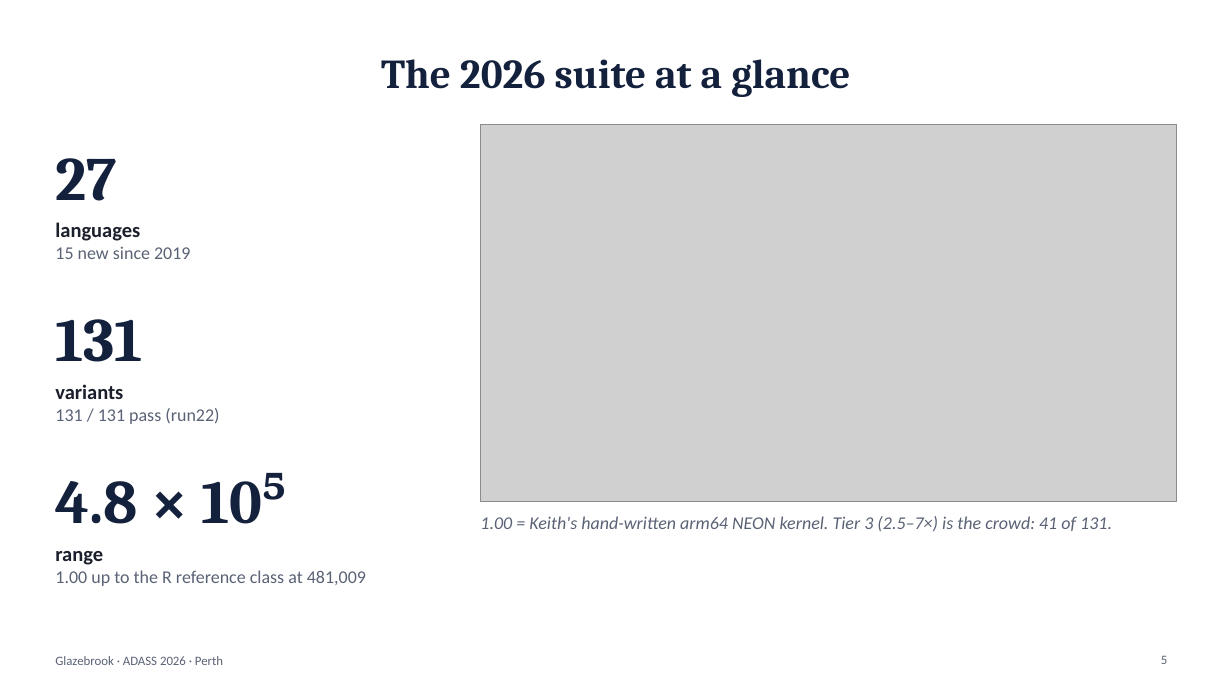
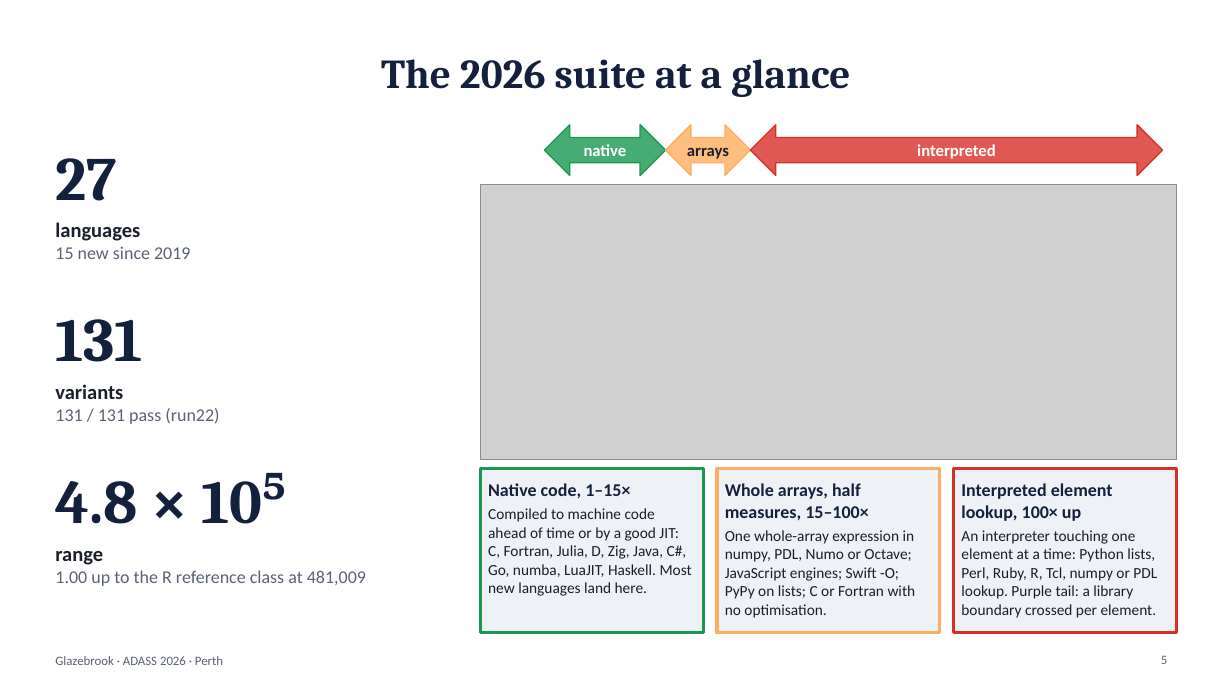
Before and after one commit to karlglazebrook/ADASS2026, a slide deck: slide 5 of talk/ADASS2026-talk.pptx. Drawn at 1232x693 pixels with LibreOffice and Linux fonts; fonts in the diff are those of the drawing; grey boxes stand for pictures. Boxes give left, top, right and bottom in pixels: in the first picture for what was removed or moved away, otherwise in the second. Text is boxed around its words. In the diff, an @@ line names an element or a change of style, - is before the commit and + after.

```diff
--- a/talk/ADASS2026-talk.pptx
+++ b/talk/ADASS2026-talk.pptx
@@ left right arrow added at <box>544,125,665,176</box>, fill #1A9850 at 80% opacity, outline #1A9850 1 pt, 13 pt, text #FFFFFF, bold @@
+native
@@ left right arrow added at <box>665,125,750,176</box>, fill #FDAE61 at 80% opacity, outline #FDAE61 1 pt, 13 pt, text #1B1F2B, bold @@
+arrays
@@ left right arrow added at <box>750,125,1163,176</box>, fill #D73027 at 80% opacity, outline #D73027 1 pt, 13 pt, text #FFFFFF, bold @@
+interpreted
@@ picture: place and size @@
-picture at <box>481,125,1177,502</box>
+picture at <box>481,185,1177,459</box>
@@ rectangle added at <box>481,469,703,633</box>, fill #EEF1F6, outline #1A9850 2.5 pt, 12 pt, text #1B1F2B @@
+Native code, 1–15×
+Compiled to machine code ahead of time or by a good JIT: C, Fortran, Julia, D, Zig, Java, C#, Go, numba, LuaJIT, Haskell. Most new languages land here.
@@ rectangle added at <box>717,469,940,633</box>, fill #EEF1F6, outline #FDAE61 2.5 pt, 12 pt, text #1B1F2B @@
+Whole arrays, half measures, 15–100×
+One whole-array expression in numpy, PDL, Numo or Octave; JavaScript engines; Swift -O; PyPy on lists; C or Fortran with no optimisation.
@@ rectangle added at <box>954,469,1177,633</box>, fill #EEF1F6, outline #D73027 2.5 pt, 12 pt, text #1B1F2B @@
+Interpreted element lookup, 100× up
+An interpreter touching one element at a time: Python lists, Perl, Ruby, R, Tcl, numpy or PDL lookup. Purple tail: a library boundary crossed per element.
@@ text removed at <box>480,516,1112,532</box> @@
-1.00 = Keith's hand-written arm64 NEON kernel. Tier 3 (2.5–7×) is the crowd: 41 of 131.
```
Also in this commit, not shown: 6 other slides changed, 7 other files.
